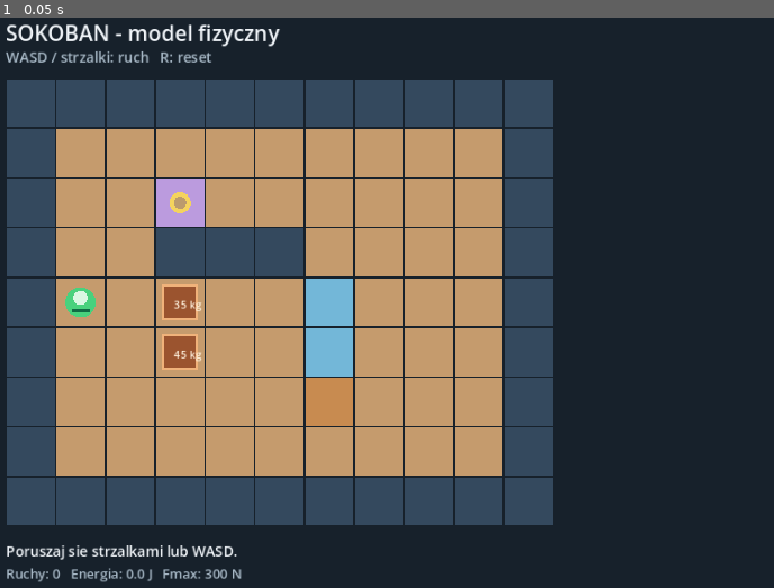
Above: before the commit, frame 1.
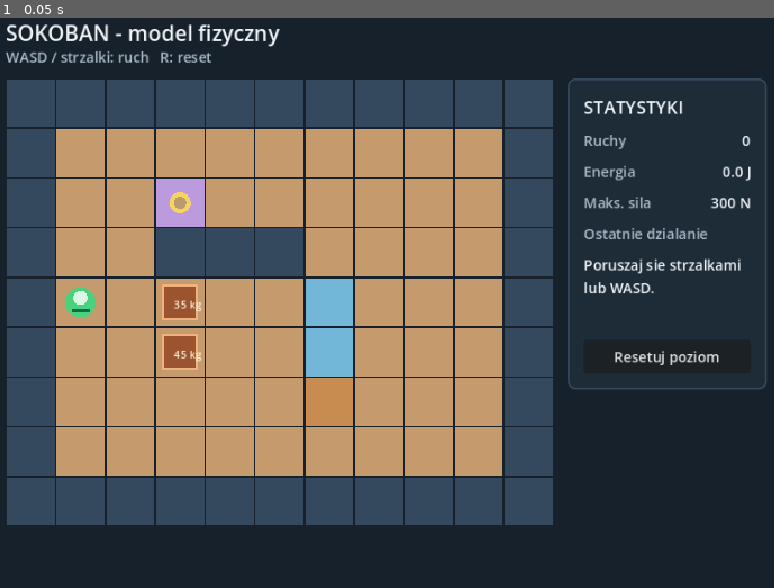
Above: after the commit, the same moment.

Repository: Man1ek27/Sokoban-ai
Game: Godot game, scene res://main.tscn
Two runs of this game, one before a commit and one after it. Both use one fixed random seed, a clock stepped at 60 frames per second and the inputs below.
Inputs:
- Up to frame 1 (0.05 s): no input

The runs differ from the first frame. In frame 1, 2.3% of the frame differs, in the area x 0-99%, y 10-99%.

Commit message:
feat(ui): add gameplay HUD

Diff:
--- /dev/null
+++ b/hud.tscn
@@ -0,0 +1,94 @@
+[gd_scene load_steps=3 format=3]
+
+[ext_resource type="Script" path="res://scripts/game_hud.gd" id="1_hud"]
+
+[sub_resource type="StyleBoxFlat" id="StyleBoxFlat_panel"]
+bg_color = Color(0.118, 0.173, 0.216, 1)
+border_width_left = 2
+border_width_top = 2
+border_width_right = 2
+border_width_bottom = 2
+border_color = Color(0.204, 0.286, 0.369, 1)
+corner_radius_top_left = 8
+corner_radius_top_right = 8
+corner_radius_bottom_right = 8
+corner_radius_bottom_left = 8
+
+[node name="HUD" type="CanvasLayer"]
+script = ExtResource("1_hud")
+
+[node name="Panel" type="PanelContainer" parent="."]
+anchors_preset = 1
+anchor_left = 1.0
+anchor_right = 1.0
+offset_left = -240.0
+offset_top = 76.0
+offset_right = -16.0
+offset_bottom = 426.0
+theme_override_styles/panel = SubResource("StyleBoxFlat_panel")
+
+[node name="Margin" type="MarginContainer" parent="Panel"]
+theme_override_constants/margin_left = 16
+theme_override_constants/margin_top = 16
+theme_override_constants/margin_right = 16
+theme_override_constants/margin_bottom = 16
+
+[node name="Content" type="VBoxContainer" parent="Panel/Margin"]
+theme_override_constants/separation = 12
+
+[node name="Title" type="Label" parent="Panel/Margin/Content"]
+theme_override_colors/font_color = Color(0.941, 0.957, 0.973, 1)
+theme_override_font_sizes/font_size = 20
+text = "STATYSTYKI"
+
+[node name="MovesRow" type="HBoxContainer" parent="Panel/Margin/Content"]
+
+[node name="MovesLabel" type="Label" parent="Panel/Margin/Content/MovesRow"]
+size_flags_horizontal = 3
+theme_override_colors/font_color = Color(0.663, 0.729, 0.784, 1)
+text = "Ruchy"
+
+[node name="MovesValue" type="Label" parent="Panel/Margin/Content/MovesRow"]
+theme_override_colors/font_color = Color(0.941, 0.957, 0.973, 1)
+text = "0"
+horizontal_alignment = 2
+
+[node name="EnergyRow" type="HBoxContainer" parent="Panel/Margin/Content"]
+
+[node name="EnergyLabel" type="Label" parent="Panel/Margin/Content/EnergyRow"]
+size_flags_horizontal = 3
+theme_override_colors/font_color = Color(0.663, 0.729, 0.784, 1)
+text = "Energia"
+
+[node name="EnergyValue" type="Label" parent="Panel/Margin/Content/EnergyRow"]
+theme_override_colors/font_color = Color(0.941, 0.957, 0.973, 1)
+text = "0.0 J"
+horizontal_alignment = 2
+
+[node name="ForceRow" type="HBoxContainer" parent="Panel/Margin/Content"]
+
+[node name="ForceLabel" type="Label" parent="Panel/Margin/Content/ForceRow"]
+size_flags_horizontal = 3
+theme_override_colors/font_color = Color(0.663, 0.729, 0.784, 1)
+text = "Maks. sila"
+
+[node name="ForceValue" type="Label" parent="Panel/Margin/Content/ForceRow"]
+theme_override_colors/font_color = Color(0.941, 0.957, 0.973, 1)
+text = "300 N"
+horizontal_alignment = 2
+
+[node name="StatusHeading" type="Label" parent="Panel/Margin/Content"]
+theme_override_colors/font_color = Color(0.663, 0.729, 0.784, 1)
+text = "Ostatnie dzialanie"
+
+[node name="StatusValue" type="Label" parent="Panel/Margin/Content"]
+custom_minimum_size = Vector2(0, 72)
+size_flags_vertical = 3
+theme_override_colors/font_color = Color(0.941, 0.957, 0.973, 1)
+text = "Poruszaj sie strzalkami lub WASD."
+autowrap_mode = 3
+
+[node name="ResetButton" type="Button" parent="Panel/Margin/Content"]
+custom_minimum_size = Vector2(0, 38)
+focus_mode = 0
+text = "Resetuj poziom"
--- a/main.tscn
+++ b/main.tscn
@@ -1,6 +1,9 @@
-[gd_scene load_steps=2 format=3 uid="uid://tkhg0d36if2o"]
+[gd_scene load_steps=3 format=3 uid="uid://tkhg0d36if2o"]
 
-[ext_resource type="Script" path="res://scripts/game.gd" id="1_game"]
+[ext_resource type="Script" uid="uid://o7s1eefsaj1p" path="res://scripts/game.gd" id="1_game"]
+[ext_resource type="PackedScene" path="res://hud.tscn" id="2_hud"]
 
 [node name="Sokoban" type="Node2D" unique_id=2061918856]
 script = ExtResource("1_game")
+
+[node name="HUD" parent="." instance=ExtResource("2_hud")]
--- a/scripts/game.gd
+++ b/scripts/game.gd
@@ -3,6 +3,8 @@
 const TILE_SIZE := 56.0
 const BOARD_ORIGIN := Vector2(28.0, 76.0)
 const LEVEL_PATH := "res://levels/demo_level.json"
+
+@onready var hud: GameHud = $HUD
 
 var level: LevelData
 var physics: PhysicalModel
@@ -13,6 +15,7 @@
 var status := "Poruszaj sie strzalkami lub WASD."
 
 func _ready() -> void:
+	hud.reset_requested.connect(_reset_level)
 	_load_level()
 	queue_redraw()
 
@@ -24,6 +27,14 @@
 	moves = 0
 	energy = 0.0
 	status = "Poruszaj sie strzalkami lub WASD."
+	_update_hud()
+
+func _reset_level() -> void:
+	_load_level()
+	queue_redraw()
+
+func _update_hud() -> void:
+	hud.update_state(moves, energy, physics.robot_force, status)
 
 func _unhandled_key_input(event: InputEvent) -> void:
 	if not event.pressed or event.echo:
@@ -39,8 +50,7 @@
 		KEY_RIGHT, KEY_D:
 			direction = Vector2i.RIGHT
 		KEY_R:
-			_load_level()
-			queue_redraw()
+			_reset_level()
 			return
 	if direction != Vector2i.ZERO:
 		_try_move(direction)
@@ -74,6 +84,7 @@
 			status = "Pchnieto skrzynie po podlozu: %s." % result["terrain"]
 		else:
 			status = str(result["reason"])
+	_update_hud()
 	queue_redraw()
 
 func _box_positions() -> Dictionary:
@@ -101,10 +112,6 @@
 	for box in boxes:
 		_draw_box(box["position"], float(box["mass"]))
 	_draw_player(player_position)
-
-	var info_position := Vector2(28, BOARD_ORIGIN.y + level.tiles.size() * TILE_SIZE + 34)
-	draw_string(ThemeDB.fallback_font, info_position, status, HORIZONTAL_ALIGNMENT_LEFT, -1, 16, Color("#f0f4f8"))
-	draw_string(ThemeDB.fallback_font, info_position + Vector2(0, 25), "Ruchy: %d   Energia: %.1f J   Fmax: %.0f N" % [moves, energy, physics.robot_force], HORIZONTAL_ALIGNMENT_LEFT, -1, 15, Color("#a9bac8"))
 
 func _draw_tile(position: Vector2i) -> void:
 	var tile := level.tile_at(position)
--- /dev/null
+++ b/scripts/game_hud.gd
@@ -0,0 +1,19 @@
+class_name GameHud
+extends CanvasLayer
+
+signal reset_requested
+
+@onready var moves_value: Label = $Panel/Margin/Content/MovesRow/MovesValue
+@onready var energy_value: Label = $Panel/Margin/Content/EnergyRow/EnergyValue
+@onready var force_value: Label = $Panel/Margin/Content/ForceRow/ForceValue
+@onready var status_value: Label = $Panel/Margin/Content/StatusValue
+@onready var reset_button: Button = $Panel/Margin/Content/ResetButton
+
+func _ready() -> void:
+	reset_button.pressed.connect(func() -> void: reset_requested.emit())
+
+func update_state(move_count: int, total_energy: float, max_force: float, latest_status: String) -> void:
+	moves_value.text = str(move_count)
+	energy_value.text = "%.1f J" % total_energy
+	force_value.text = "%.0f N" % max_force
+	status_value.text = latest_status
Not shown, added: scripts/game_hud.gd.uid
